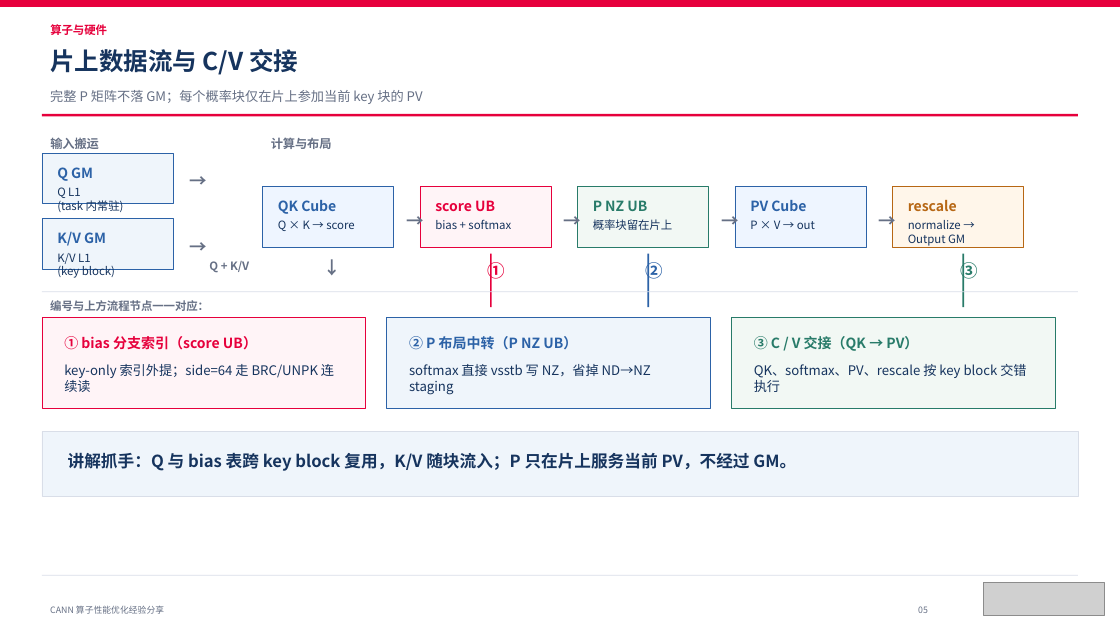
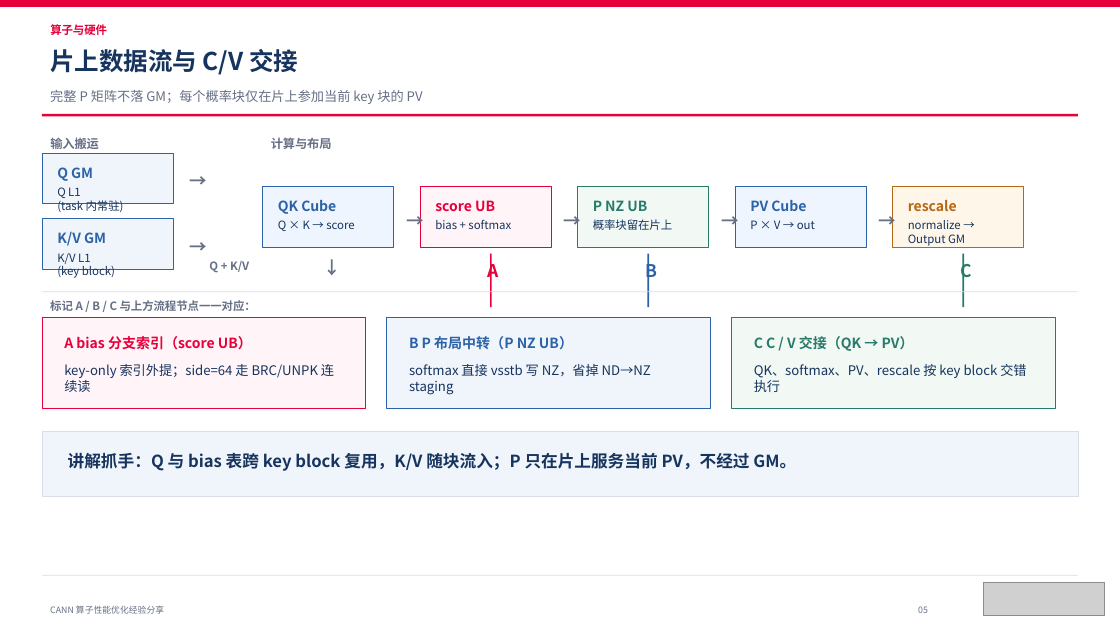
Before and after one commit to Chenyifei01/vllm_learning, a slide deck: slide 5 of attention融合算子优化报告/attention融合算子优化报告.pptx. Drawn at 1120x630 pixels with LibreOffice and Linux fonts; fonts in the diff are those of the drawing; grey boxes stand for pictures. Boxes give left, top, right and bottom in pixels: in the first picture for what was removed or moved away, otherwise in the second. Text is boxed around its words. In the diff, an @@ line names an element or a change of style, - is before the commit and + after.

```diff
--- a/attention融合算子优化报告/attention融合算子优化报告.pptx
+++ b/attention融合算子优化报告/attention融合算子优化报告.pptx
@@ text at (488,259,499,282): text changed @@
-①
+A
@@ text at (645,259,657,282): text changed @@
-②
+B
@@ text at (960,259,971,282): text changed @@
-③
+C
@@ text at (50,300,256,311): text changed @@
-编号与上方流程节点一一对应：
+标记 A / B / C 与上方流程节点一一对应：
@@ text at (64,336,252,350): text changed @@
-① bias 分支索引（score UB）
+A bias 分支索引（score UB）
@@ text at (409,336,573,350): text changed @@
-② P 布局中转（P NZ UB）
+B P 布局中转（P NZ UB）
@@ text at (754,336,914,351): text changed @@
-③ C / V 交接（QK → PV）
+C C / V 交接（QK → PV）
```
Also in this commit, not shown: 3 other slides changed, 1 other file.
